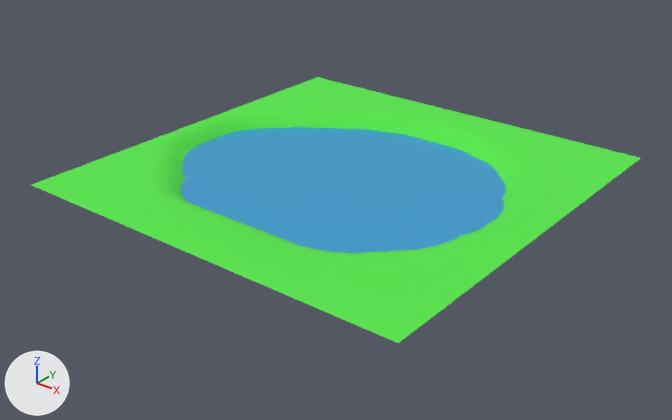
Two versions of the glTF model src/objects/map/model/map.gltf, one commit apart.
Both versions are drawn from a 50 mm camera at (24.3, -31.1, 17.1) aimed at (-0.4, -0.3, -2.0). Every picture has the same lights, and +X, +Y and +Z are marked at lower left.

The first picture shows 'ground', 'water'.
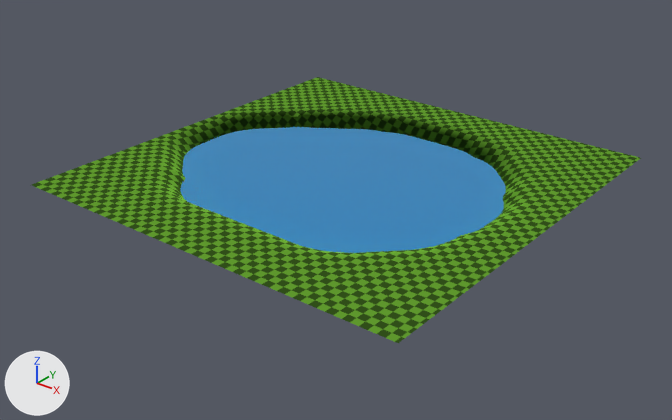
Edits to the bpy script that builds the scene:
```text
Add img_texture:
    img_texture = load_image('texture', 'texture.png', 1024, 1024, 'sRGB')
Change mat_material_001:
    remove # nodes: BsdfPrincipled, OutputMaterial
    remove # colours: green #58e74c
    nodes: BsdfTransparent, Emission, LightPath, MixShader, OutputMaterial, TexImage
    uses the picture img_texture
```

Boxes [x1, y1, x2, y2] around the edits, measured in the pictures (672 x 420 px):
'ground', surface changed: [32, 77, 641, 343] in both
